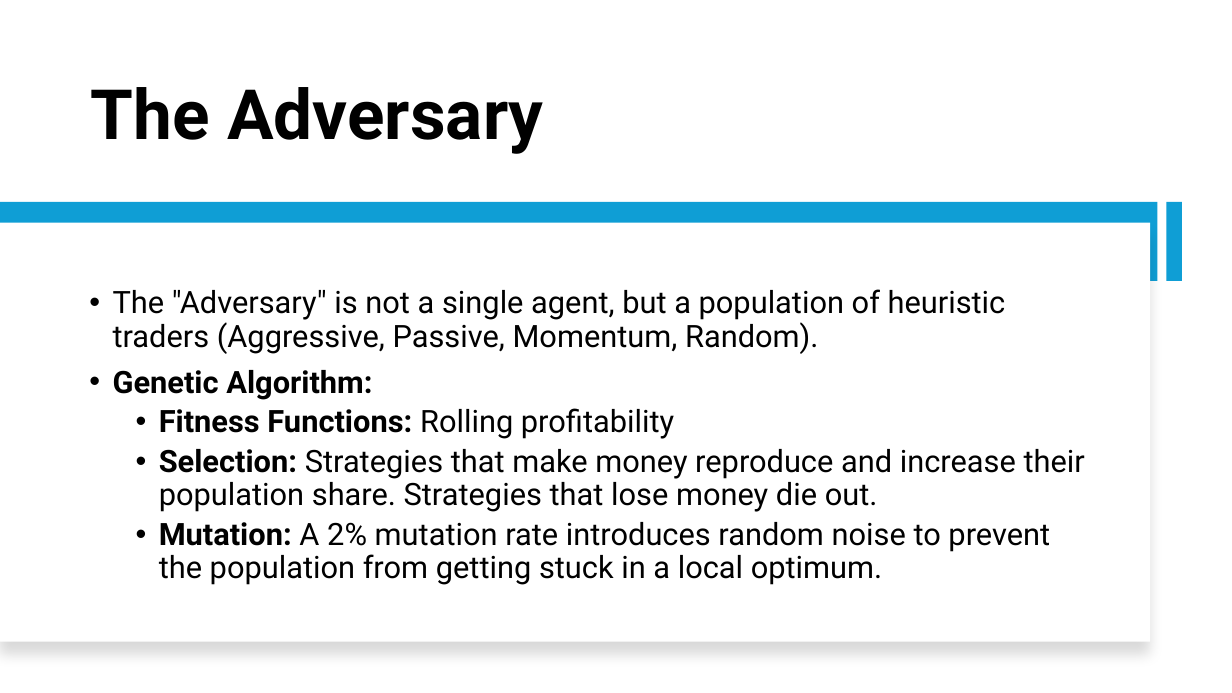
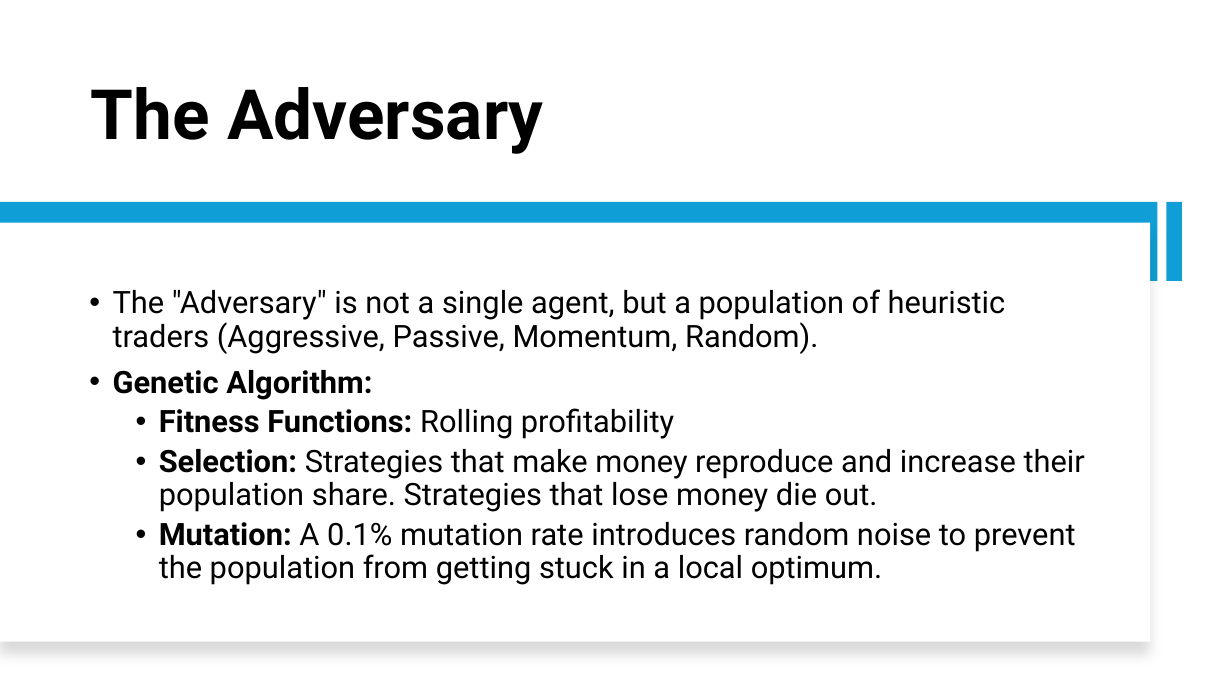
Before and after one commit to Srithwak/Coevolutionary_ARL_vs_EGT_agents_research, a slide deck: slide 7 of presentation.pptx. Drawn at 1232x693 pixels with LibreOffice and Linux fonts; fonts in the diff are those of the drawing. Boxes give left, top, right and bottom in pixels: in the first picture for what was removed or moved away, otherwise in the second. Text is boxed around its words. In the diff, an @@ line names an element or a change of style, - is before the commit and + after.

```diff
--- a/presentation.pptx
+++ b/presentation.pptx
@@ text at [159, 522, 1076, 585]: text changed @@
-  • Mutation: A 2% mutation rate introduces random noise to prevent the population from getting stuck in a local optimum.
+  • Mutation: A 0.1% mutation rate introduces random noise to prevent the population from getting stuck in a local optimum.
```
Also in this commit, not shown: 9 other slides changed, 1 slide removed, 3 other files.
